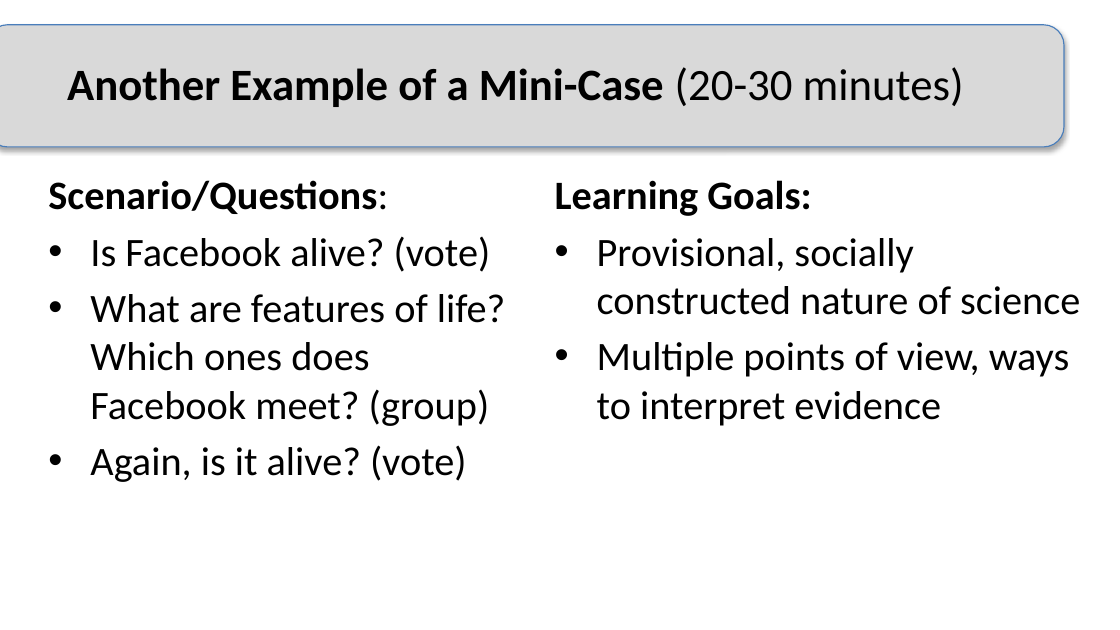
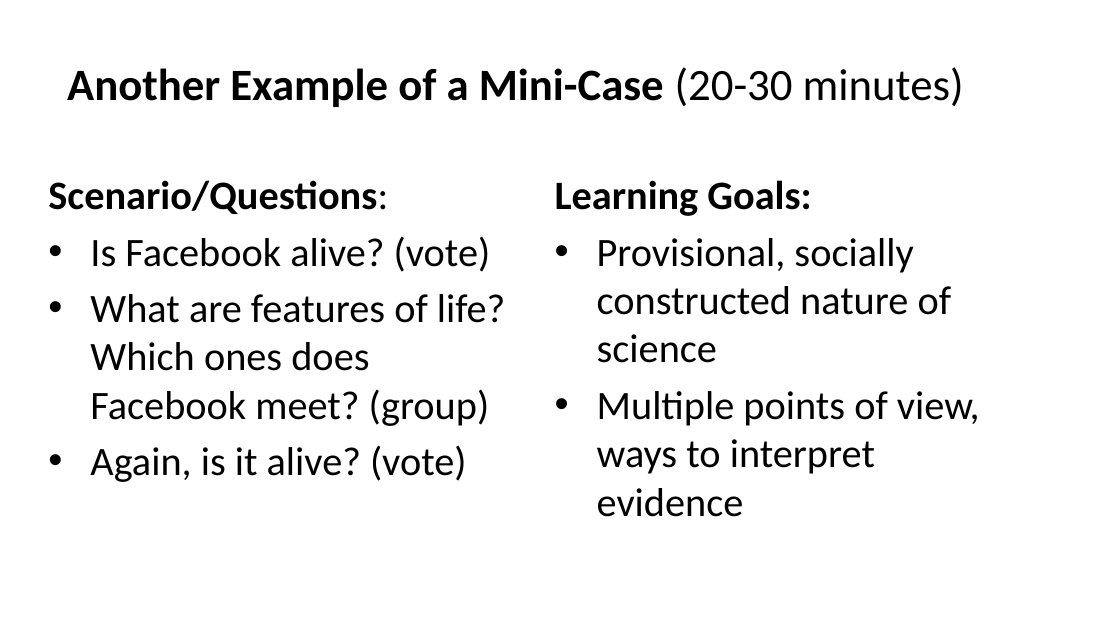
Before and after one commit to adanieljohnson/NTC2024, a slide deck: slide 25 of docs/downloads/Case-What_Is_Life_annotated.pptx (slide 24 before the commit). Drawn at 1120x630 pixels with LibreOffice and Linux fonts; fonts in the diff are those of the drawing. Boxes give left, top, right and bottom in pixels: in the first picture for what was removed or moved away, otherwise in the second. Text is boxed around its words. In the diff, an @@ line names an element or a change of style, - is before the commit and + after.

```diff
--- a/docs/downloads/Case-What_Is_Life_annotated.pptx
+++ b/docs/downloads/Case-What_Is_Life_annotated.pptx
@@ rounded rectangle removed at box(0, 25, 1064, 147) @@
@@ text "Learning Goals:" rewrapped from box(555, 180, 1080, 426) to box(555, 180, 980, 517) @@
```
Also in this commit, not shown: 19 other slides changed, 1 slide added, 2 other files.
